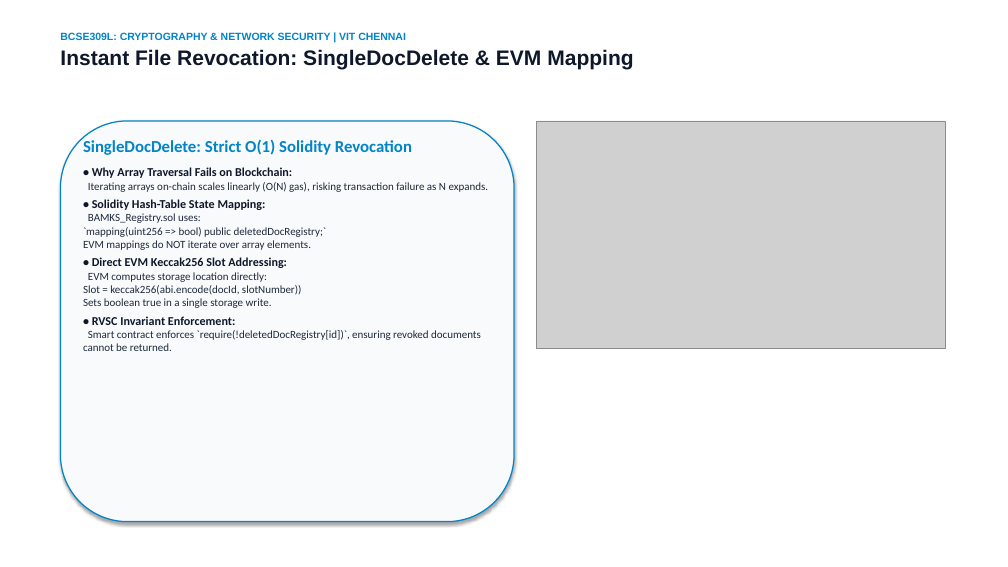
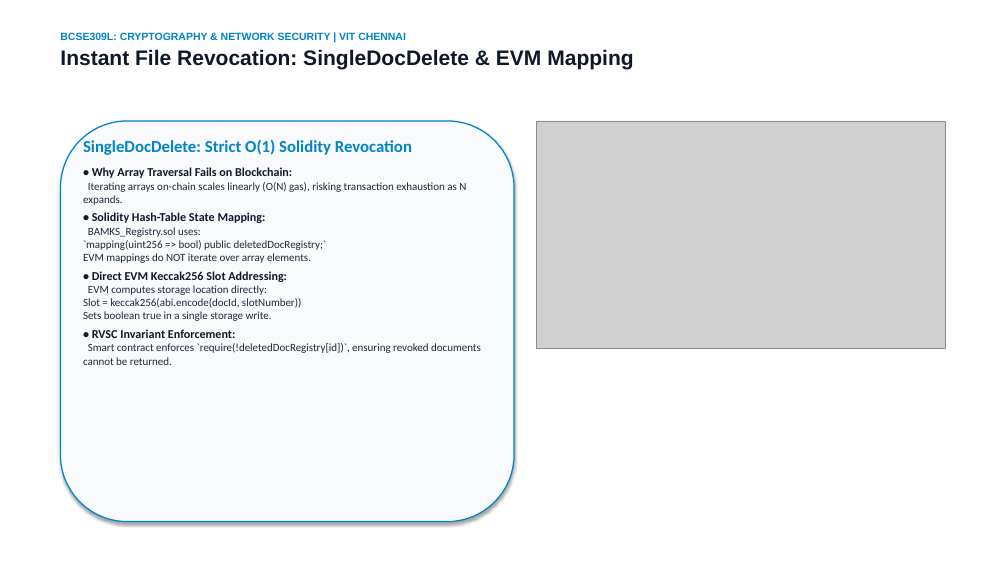
Before and after one commit to Prashant8991/BAMKS, a slide deck: slide 6 of submission_materials/1_Presentation_PPT/BAMKS_D_Final_Presentation.pptx. Drawn at 1008x567 pixels with LibreOffice and Linux fonts; fonts in the diff are those of the drawing; grey boxes stand for pictures. Boxes give left, top, right and bottom in pixels: in the first picture for what was removed or moved away, otherwise in the second. Text is boxed around its words. In the diff, an @@ line names an element or a change of style, - is before the commit and + after.

```diff
--- a/submission_materials/1_Presentation_PPT/BAMKS_D_Final_Presentation.pptx
+++ b/submission_materials/1_Presentation_PPT/BAMKS_D_Final_Presentation.pptx
@@ text at box(83, 182, 466, 205): text changed @@
-Iterating arrays on-chain scales linearly (O(N) gas), risking transaction failure as N expands.
+Iterating arrays on-chain scales linearly (O(N) gas), risking transaction exhaustion as N expands.
```
Also in this commit, not shown: 8 other slides changed, 29 other files.
